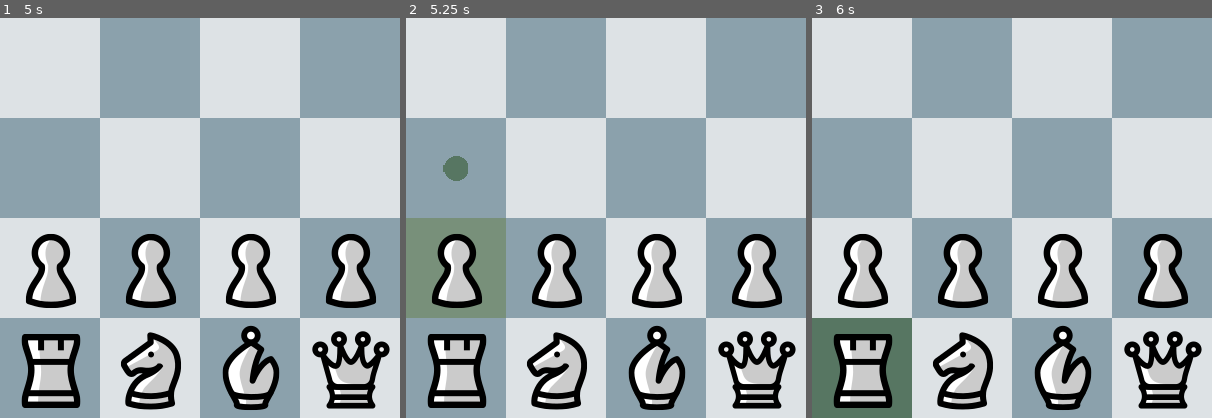
Above: before the commit, frames 1-3 (left to right).
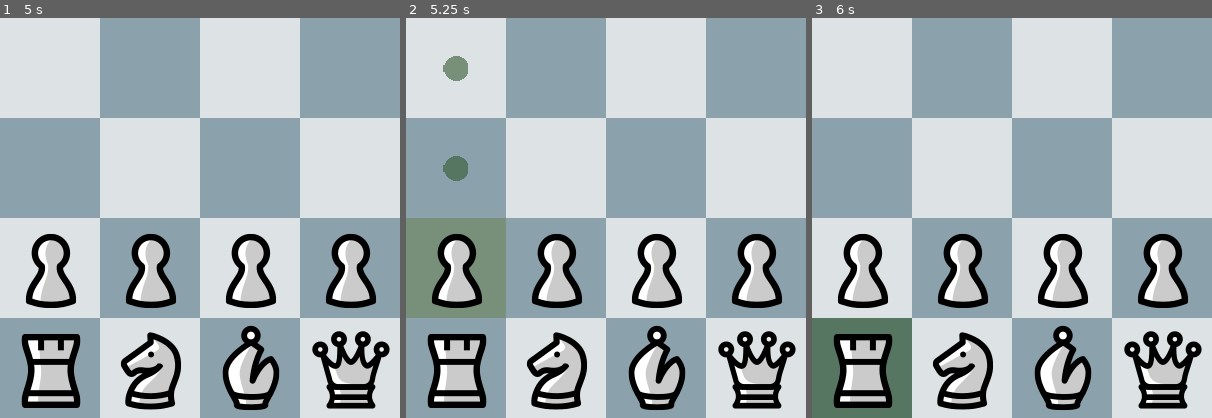
Above: after the commit, the same moments.

Repository: bend-n/chess
Game: Godot game, scene res://World.tscn
Two runs of this game, one before a commit and one after it. Both use one fixed random seed, a clock stepped at 60 frames per second and the inputs below.
Inputs (mouse positions are % of the whole screen's width and height, from its top left):
- Up to frame 1 (5 s): tap Enter at 0.5, 2, 3.5 s; move the mouse to (6, 6) at 0.52 s; click (6, 6) at 0.67 s; tap Space at 1.25, 2.75, 4.25 s; move the mouse to (6, 19) at 1.27 s; click (6, 19) at 1.42 s; move the mouse to (6, 31) at 2.02 s; click (6, 31) at 2.17 s; move the mouse to (6, 44) at 2.77 s; click (6, 44) at 2.92 s; move the mouse to (6, 56) at 3.52 s; click (6, 56) at 3.67 s; move the mouse to (6, 69) at 4.27 s; click (6, 69) at 4.42 s
- Up to frame 2 (5.25 s): move the mouse to (6, 81) at 5.02 s; click (6, 81) at 5.17 s
- Up to frame 3 (6 s): move the mouse to (6, 94) at 5.77 s; click (6, 94) at 5.92 s
The pictures show only the part of the screen within x 0-50%, y 50-100%; the shares and areas given below are measured in that part.

Frame 1 is identical in both runs. In frame 2, 0.3% of the frame differs, in the area x 9-16%, y 9-16%; in frame 3, nothing differs.

Commit message:
nice(fix)

Diff:
--- a/Grid.gd
+++ b/Grid.gd
@@ -44,9 +44,6 @@
 	piece.sprite.texture = load(sprite)
 	piece.real_position = position
 	position *= piece_size
-	# piece.sprite.flip_v = not white # this is not shogi you eejit
-	if white:
-		position -= Vector2(0, piece_size.y)  # boost it up
 	piece.global_position = position
 	piece.realname = name
 	piece.name = name
@@ -88,15 +85,15 @@
 			Vector2(i, 1), "pawn", ASSETS_PATH + "bP.png", false
 		)
 		matrix[6][i] = instance_piece_at_position(
-			Vector2(i, 7), "pawn", ASSETS_PATH + "wP.png", true
+			Vector2(i, 6), "pawn", ASSETS_PATH + "wP.png", true
 		)
 
 
 func add_rooks():
 	matrix[0][0] = instance_piece_at_position(Vector2(0, 0), "rook", ASSETS_PATH + "bR.png", false)
 	matrix[0][7] = instance_piece_at_position(Vector2(7, 0), "rook", ASSETS_PATH + "bR.png", false)
-	matrix[7][0] = instance_piece_at_position(Vector2(0, 8), "rook", ASSETS_PATH + "wR.png", true)
-	matrix[7][7] = instance_piece_at_position(Vector2(7, 8), "rook", ASSETS_PATH + "wR.png", true)
+	matrix[7][0] = instance_piece_at_position(Vector2(0, 7), "rook", ASSETS_PATH + "wR.png", true)
+	matrix[7][7] = instance_piece_at_position(Vector2(7, 7), "rook", ASSETS_PATH + "wR.png", true)
 
 
 func add_knights():
@@ -106,8 +103,8 @@
 	matrix[0][6] = instance_piece_at_position(
 		Vector2(6, 0), "knight", ASSETS_PATH + "bN.png", false
 	)
-	matrix[7][1] = instance_piece_at_position(Vector2(1, 8), "knight", ASSETS_PATH + "wN.png", true)
-	matrix[7][6] = instance_piece_at_position(Vector2(6, 8), "knight", ASSETS_PATH + "wN.png", true)
+	matrix[7][1] = instance_piece_at_position(Vector2(1, 7), "knight", ASSETS_PATH + "wN.png", true)
+	matrix[7][6] = instance_piece_at_position(Vector2(6, 7), "knight", ASSETS_PATH + "wN.png", true)
 
 
 func add_bishops():
@@ -117,18 +114,18 @@
 	matrix[0][5] = instance_piece_at_position(
 		Vector2(5, 0), "bishop", ASSETS_PATH + "bB.png", false
 	)
-	matrix[7][2] = instance_piece_at_position(Vector2(2, 8), "bishop", ASSETS_PATH + "wB.png", true)
-	matrix[7][5] = instance_piece_at_position(Vector2(5, 8), "bishop", ASSETS_PATH + "wB.png", true)
+	matrix[7][2] = instance_piece_at_position(Vector2(2, 7), "bishop", ASSETS_PATH + "wB.png", true)
+	matrix[7][5] = instance_piece_at_position(Vector2(5, 7), "bishop", ASSETS_PATH + "wB.png", true)
 
 
 func add_queens():
 	matrix[0][3] = instance_piece_at_position(Vector2(3, 0), "queen", ASSETS_PATH + "bQ.png", false)
-	matrix[7][3] = instance_piece_at_position(Vector2(3, 8), "queen", ASSETS_PATH + "wQ.png", true)
+	matrix[7][3] = instance_piece_at_position(Vector2(3, 7), "queen", ASSETS_PATH + "wQ.png", true)
 
 
 func add_kings():
 	matrix[0][4] = instance_piece_at_position(Vector2(4, 0), "king", ASSETS_PATH + "bK.png", false)
-	matrix[7][4] = instance_piece_at_position(Vector2(4, 8), "king", ASSETS_PATH + "wK.png", true)
+	matrix[7][4] = instance_piece_at_position(Vector2(4, 7), "king", ASSETS_PATH + "wK.png", true)
 
 
 func print_matrix_pretty(mat = matrix):
